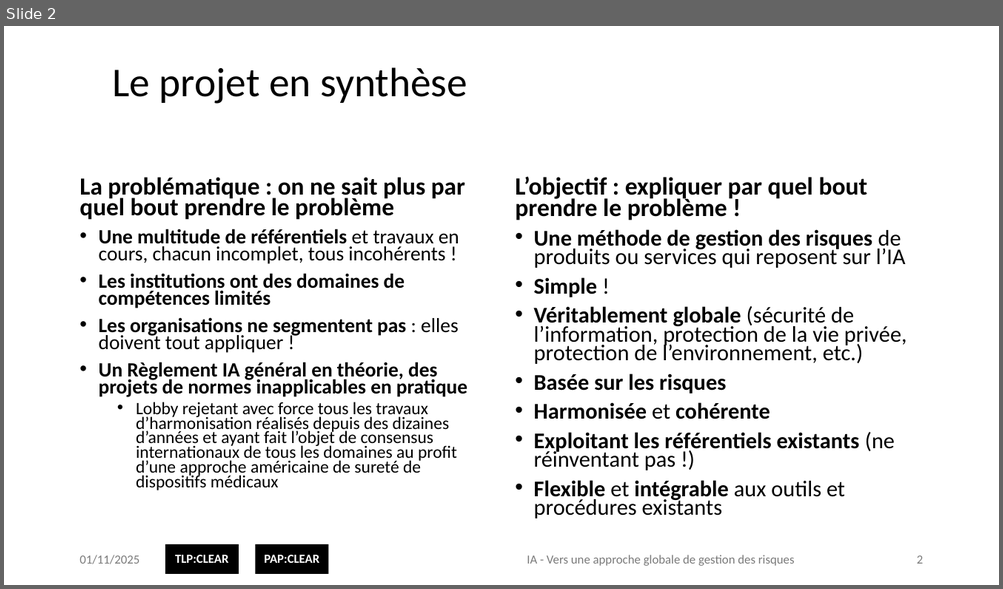
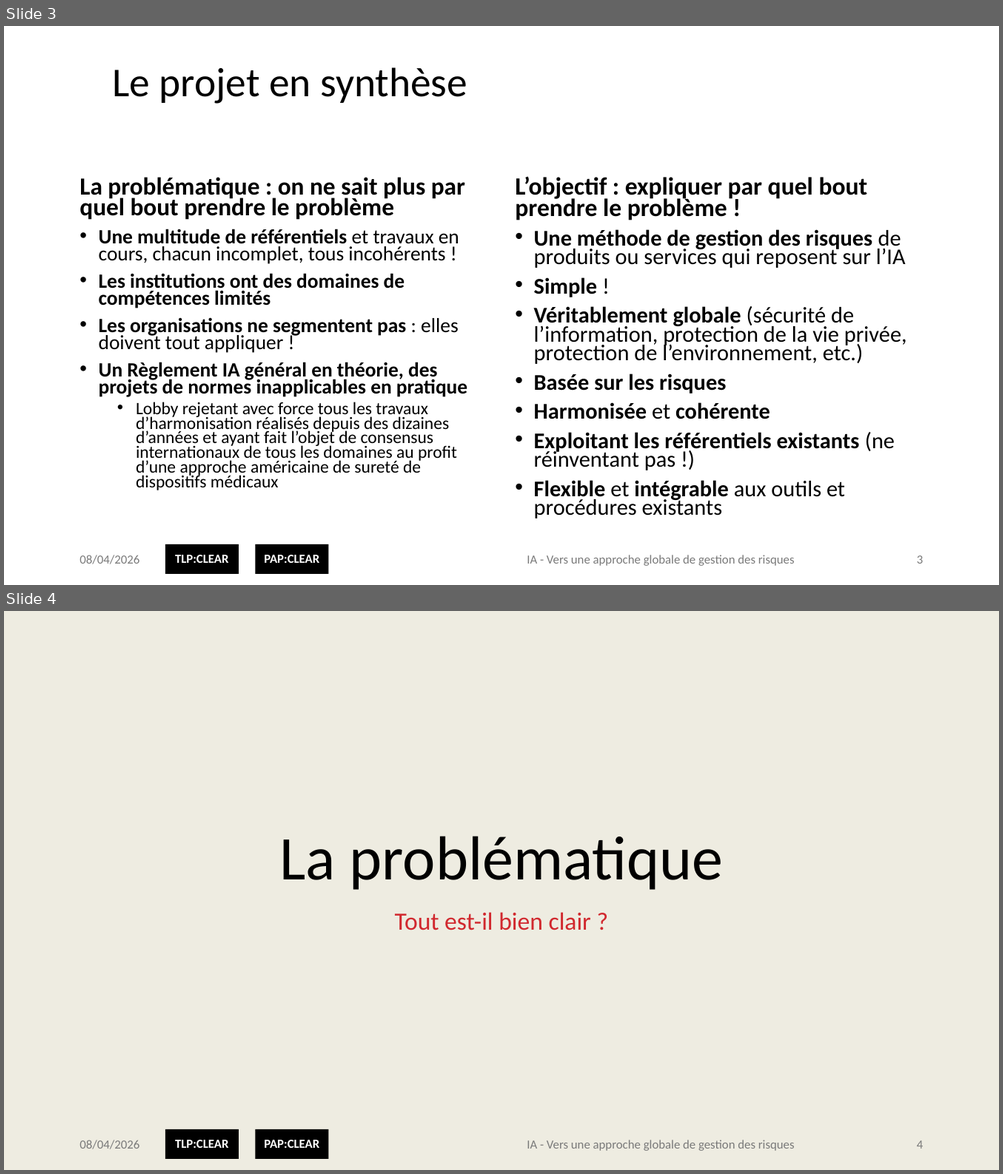
Before and after one commit to matthieu-grall/ai, a slide deck: fr/IA - Gestion des risques - Présentation.pptx. Shown one above the other, each under a label of ours: slide 2 before the commit, slides 3 and 4 after it. The pictures are 1003x589 and 1003x1174 pixels, drawn with LibreOffice and Linux fonts; fonts in the diff are those of the drawing; background and template pictures are left out. Boxes give left, top, right and bottom in pixels: in the first picture for what was removed or moved away, otherwise in the second. Text is boxed around its words. In the diff, an @@ line names an element or a change of style, - is before the commit and + after.

```diff
--- a/fr/IA - Gestion des risques - Présentation.pptx
+++ b/fr/IA - Gestion des risques - Présentation.pptx
@@ slide 4 added at (4,611,999,1170), background #EEECE1; not listed: 2 template elements that a slide beside it also shows @@
@@ title added at (279,836,723,890), 60 pt, text #000000 @@
+La problématique
@@ subtitle added at (395,912,591,931), 24 pt, text #D1282E @@
+Tout est-il bien clair ?
@@ text added at (79,1140,139,1150), 12 pt, text #7A7A7A @@
+08/04/2026
@@ text added at (526,1140,794,1151), 12 pt, text #7A7A7A @@
+IA - Vers une approche globale de gestion des risques
@@ page number added at (916,1141,922,1149), 12 pt, text #7A7A7A @@
+4
@@ what was slide 2 is now slide 3 @@
@@ slide 3 changed as well @@
@@ text at (79,555,139,565): text changed @@
-01/11/2025
+08/04/2026
@@ page number at (916,556,922,564): text changed @@
-2
+3
```
Also in this commit, not shown: 11 other slides changed, 7 other slides added, 1 other file.
